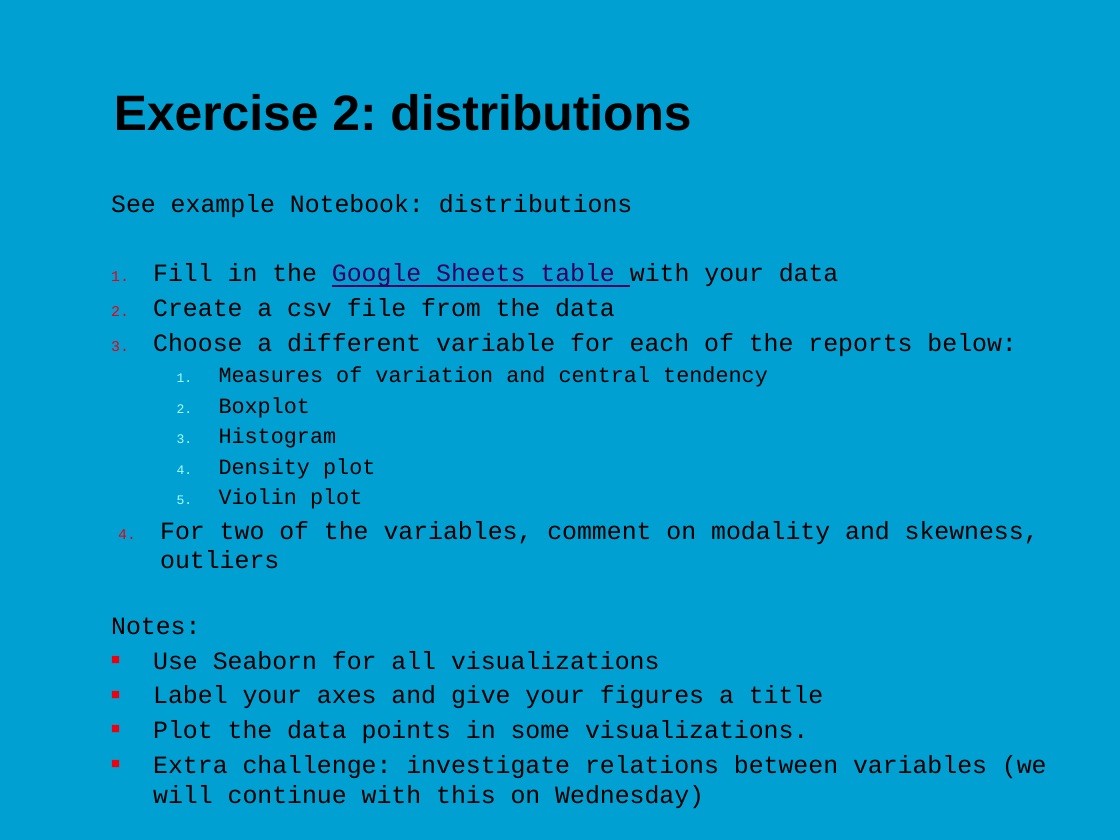
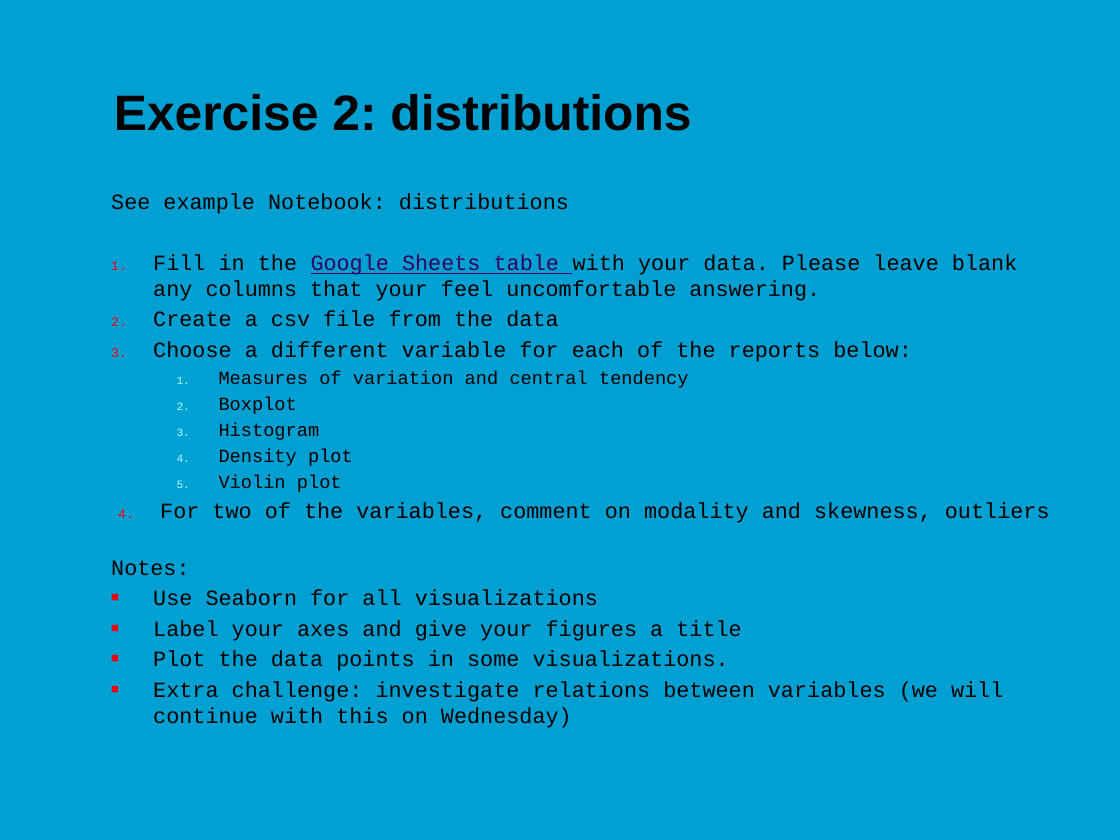
Before and after one commit to jonasmoons/data-driven-learning, a slide deck: slide 23 of slides/ddl-w4l1.pptx. Drawn at 1120x840 pixels with LibreOffice and Linux fonts; fonts in the diff are those of the drawing; background and template pictures are left out. Boxes give left, top, right and bottom in pixels: in the first picture for what was removed or moved away, otherwise in the second. Text is boxed around its words. In the diff, an @@ line names an element or a change of style, - is before the commit and + after.

```diff
--- a/slides/ddl-w4l1.pptx
+++ b/slides/ddl-w4l1.pptx
@@ text at <box>111,193,1050,728</box>: size 16 to 14 pt in "See example Notebook: distributions", "Create a csv file from the data", "Choose a different variable for each of ...", "For two of the variables, comment on ..." and 5 more places; size 14 to 12 pt in "Measures of variation and central tendency", "Boxplot", "Histogram", "Density plot" and 1 more places @@
@@ text at <box>153,254,1017,301</box>: text changed; size 16 to 14 pt @@
-1. Fill in the Google Sheets table with your data
+1. Fill in the Google Sheets table with your data. Please leave blank any columns that your feel uncomfortable answering.
```
Also in this commit, not shown: 1 other slide changed, 3 other files.
